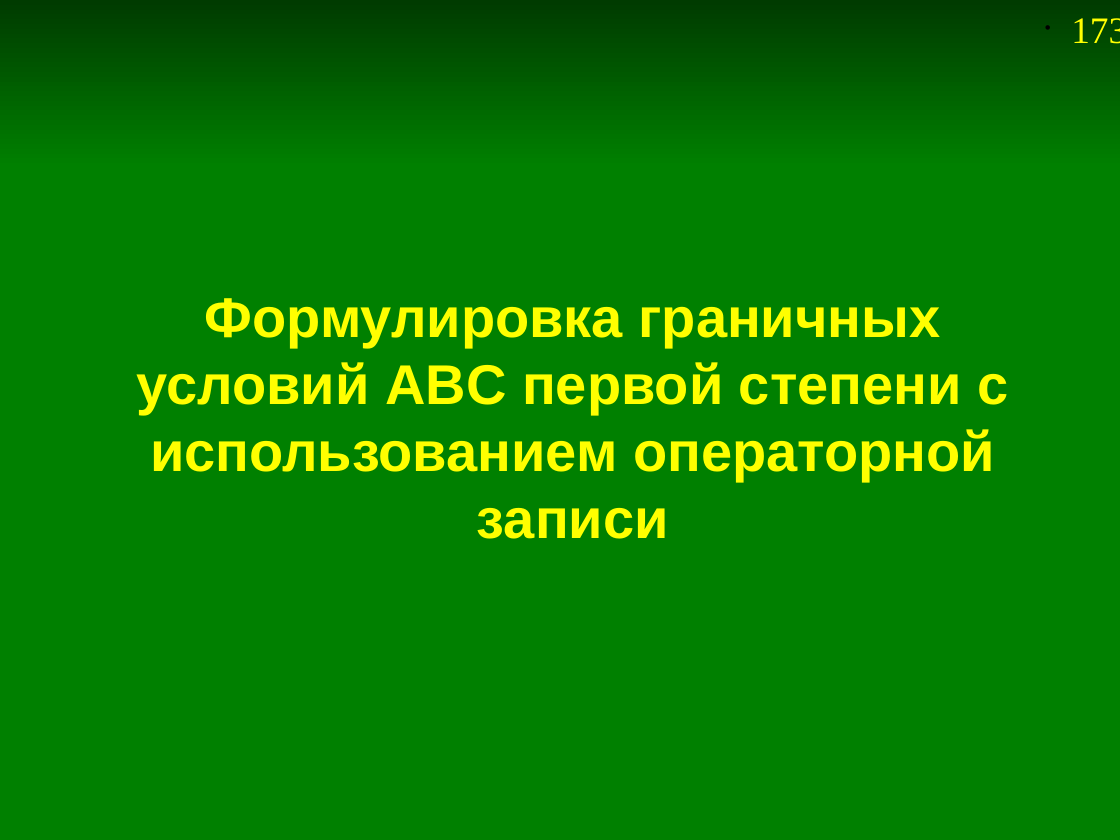
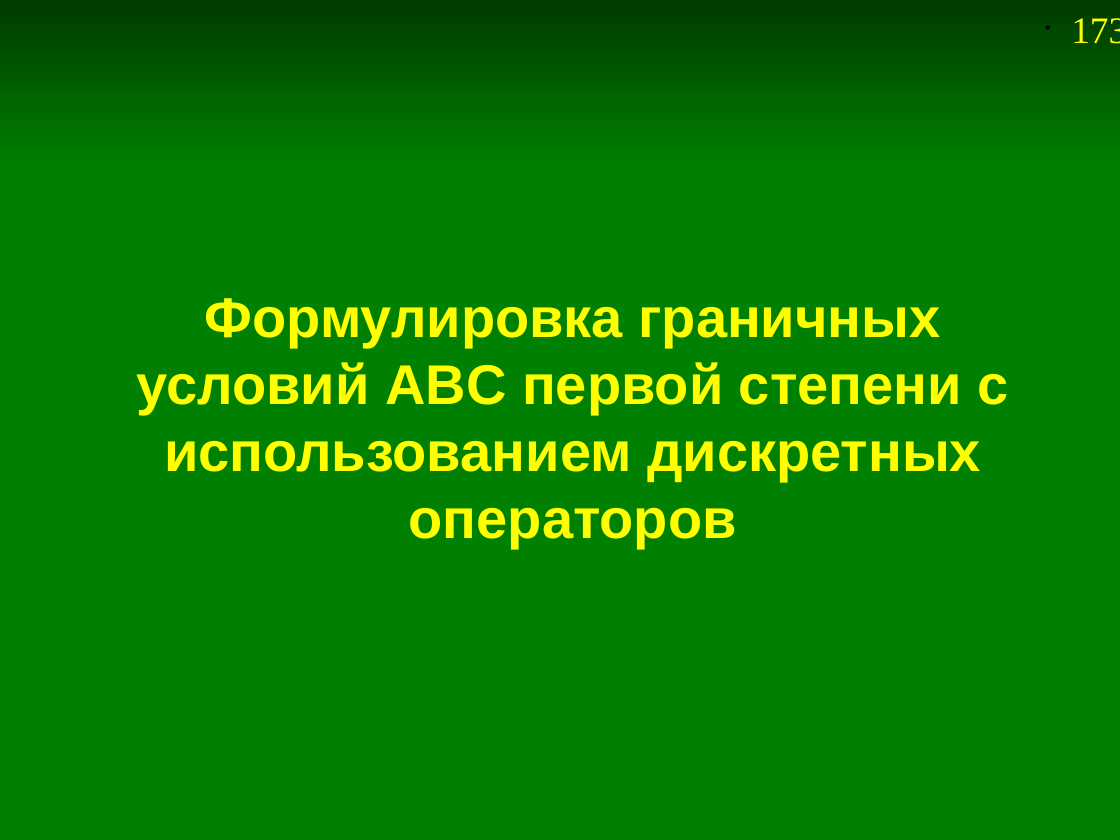
Before and after one commit to andris0147sv/modelling, a slide deck: slide 173 of presentations/2. FDTD.odp. Drawn at 1120x840 pixels with LibreOffice and Linux fonts; fonts in the diff are those of the drawing. Boxes give left, top, right and bottom in pixels: in the first picture for what was removed or moved away, otherwise in the second. Text is boxed around its words. In the diff, an @@ line names an element or a change of style, - is before the commit and + after.

```diff
--- a/presentations/2. FDTD.odp
+++ b/presentations/2. FDTD.odp
@@ title at [137,298,1008,548]: text changed @@
-Формулировка граничных условий ABC первой степени с использованием операторной записи
+Формулировка граничных условий ABC первой степени с использованием дискретных операторов
```
Also in this commit, not shown: 10 other slides changed, 8 slides added, 1 slide removed, 8 other files.
